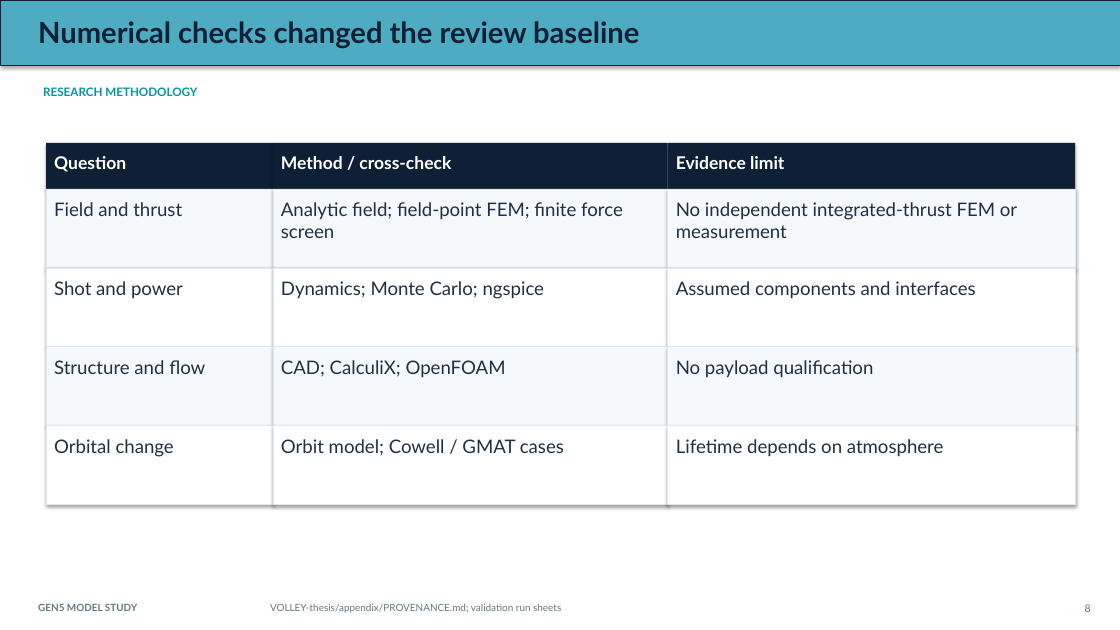
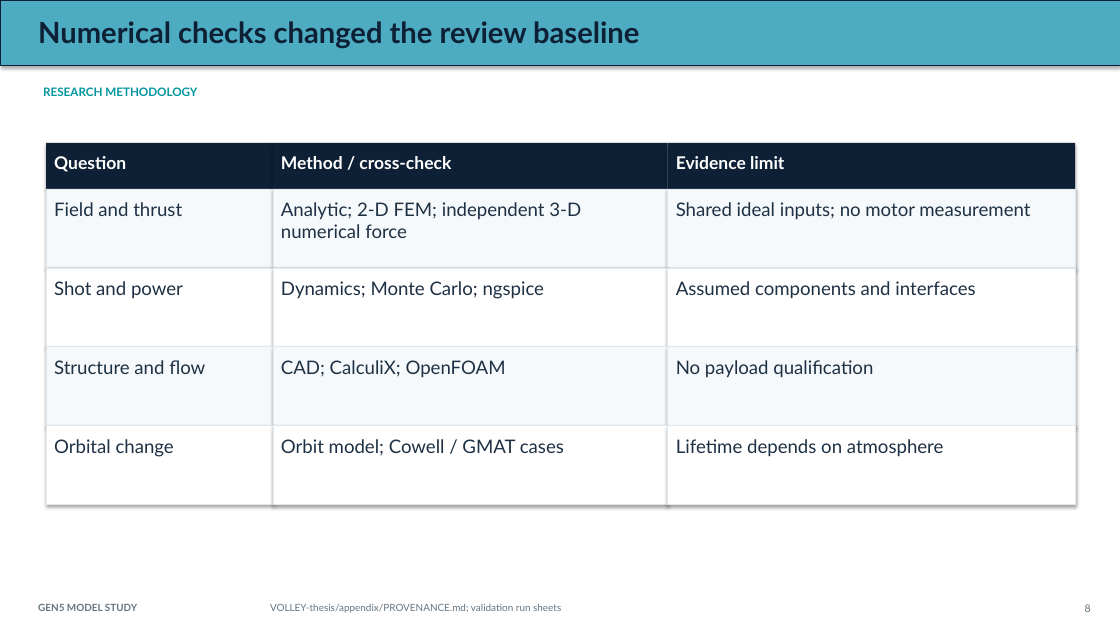
Before and after one commit to aaaaaaaaaaaavm/VOLLEY-thesis, a slide deck: slide 8 of university/final_review_2026_10_10/VOLLEY_Final_Review_2026-10-10.pptx. Drawn at 1120x630 pixels with LibreOffice and Linux fonts; fonts in the diff are those of the drawing. Boxes give left, top, right and bottom in pixels: in the first picture for what was removed or moved away, otherwise in the second. Text is boxed around its words. In the diff, an @@ line names an element or a change of style, - is before the commit and + after.

Commit message:
Integrate STEP renders into thesis and final review deck

```diff
--- a/university/final_review_2026_10_10/VOLLEY_Final_Review_2026-10-10.pptx
+++ b/university/final_review_2026_10_10/VOLLEY_Final_Review_2026-10-10.pptx
@@ text at box(281, 202, 581, 238): text changed @@
-Analytic field; field-point FEM; finite force screen
+Analytic; 2-D FEM; independent 3-D numerical force
@@ text at box(676, 202, 1030, 220): text changed @@
-No independent integrated-thrust FEM or measurement
+Shared ideal inputs; no motor measurement
```
Also in this commit, not shown: 5 other slides changed, 35 other files.
